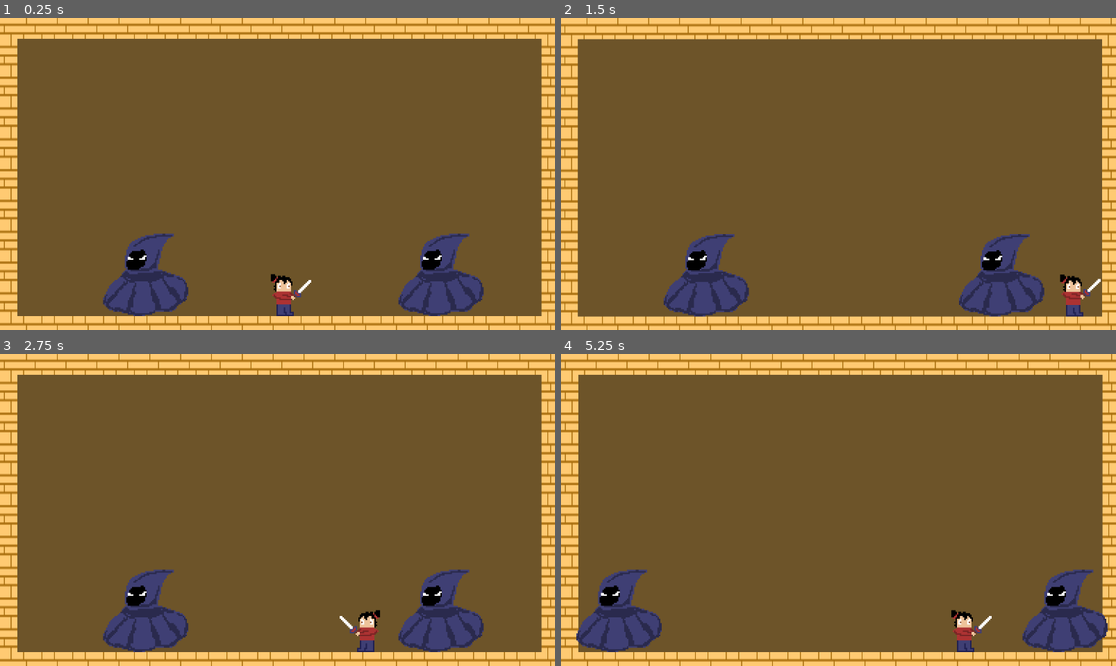
Above: before the commit, frames 1-4 (two rows, left to right).
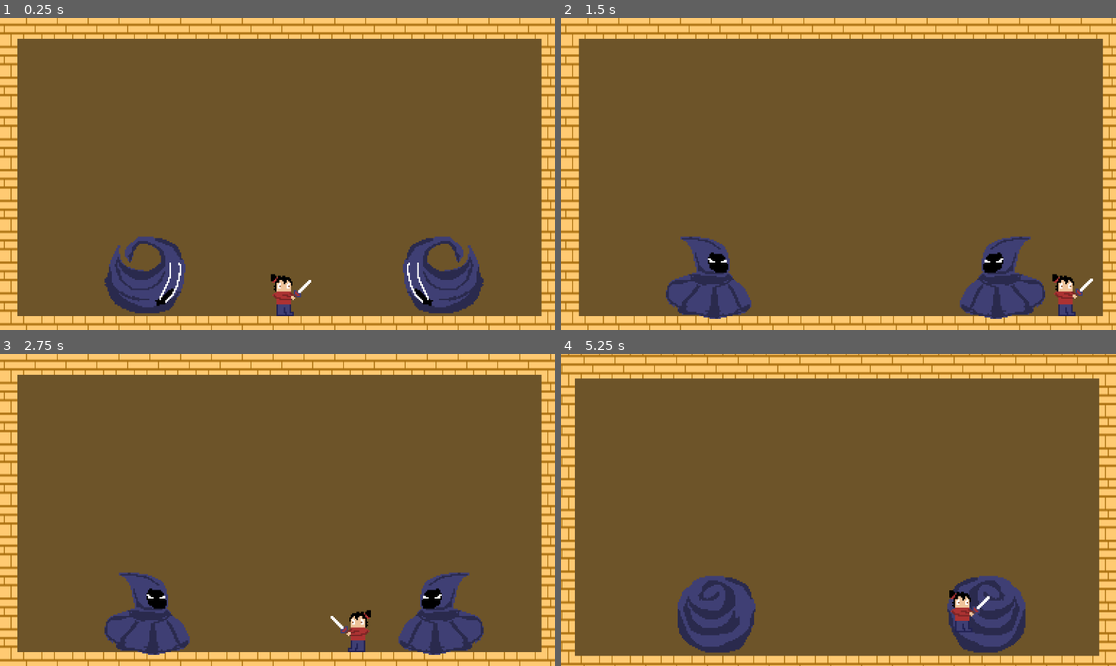
Above: after the commit, the same moments.

Repository: J-Abitria/crimson-jam-26
Game: Godot game, scene res://battleground.tscn
The game is run twice, just before and just after one commit, with the same random seed, the same clock (stepped at 60 frames per second) and the same inputs.
Inputs:
- Up to frame 1 (0.25 s): no input
- Up to frame 2 (1.5 s): hold Right (move_right) from 0.53 s (still down); tap X (attack) at 0.6 s; tap Z (jump) at 0.77 s; tap Down (aim_down) at 1.35 s
- Up to frame 3 (2.75 s): tap Z (jump) at 1.52 s; tap X (attack) at 1.55, 2.3 s; release Right (move_right) at 2.03 s; hold Left (move_left) from 2.03 s (still down); tap Up (aim_up) at 2.1 s
- Up to frame 4 (5.25 s): release Left (move_left) at 2.78 s; hold Right (move_right) 2.78-4.28 s; tap X (attack) at 2.85, 3.6, 4.55 s; tap Z (jump) at 3.02, 3.77, 4.52 s; hold Left (move_left) 4.28-5.03 s; tap Down (aim_down) at 4.35 s; hold Right (move_right) from 5.03 s (still down); tap Up (aim_up) at 5.1 s

The runs differ from the first frame. In frame 1, 4.4% of the frame differs, in the area x 18-88%, y 69-96%; in frame 2, 7.7%; in frame 3, 3.4%; in frame 4, 24%, in the area x 0-100%, y 0-100%.

Commit message:
Imported health bar sprites.

Diff:
--- a/unleash-beast/Assets/Scripts/player.gd
+++ b/unleash-beast/Assets/Scripts/player.gd
@@ -11,6 +11,9 @@
 @export var speed = 500
 @export var jump_speed = -800
 @export var health = 10
+@export var self_knockback_strength = 200
+@export var self_pogo_strength = 600
+@export var knockback_decay = 1000
 
 @onready var animation_player = $AnimationPlayer
 @onready var animation_sprite = $AnimatedSprite2D
@@ -23,6 +26,7 @@
 @onready var previous_direction = attack_direction
 
 var gravity = ProjectSettings.get_setting("physics/2d/default_gravity")
+var knockback_velocity = Vector2.ZERO
 
 func _ready():
 	animation_player.play("idle")
@@ -54,6 +58,8 @@
 	if Input.is_action_just_pressed("jump") and is_on_floor():
 		velocity.y = jump_speed
 
+	knockback_velocity = knockback_velocity.move_toward(Vector2.ZERO, knockback_decay * delta)
+	velocity += knockback_velocity
 	move_and_slide()
 
 func _on_animation_finished(anim_name: String):
@@ -64,6 +70,13 @@
 
 func _on_enemy_collision(body):
 	body.enemy_take_damage(5)
+	var distance = global_position - body.global_position
+
+	if distance.y < -16.0:
+		velocity.y = -self_pogo_strength
+		knockback_velocity.x = sign(distance.x) * (self_knockback_strength * 0.5)
+	else:
+		knockback_velocity = Vector2(sign(distance.x) * self_knockback_strength, 0)
 
 func _on_invincibility_timeout():
 	collision_shape.disabled = false
--- a/unleash-beast/Assets/Scripts/twin.gd
+++ b/unleash-beast/Assets/Scripts/twin.gd
@@ -29,11 +29,14 @@
 func _ready() -> void:
 	animation_player.play("idle")
 	hurtbox.area_entered.connect(_on_player_collision)
-	timer.wait_time = 3.5
+	timer.wait_time = 4
 	timer.one_shot = false
 	timer.timeout.connect(_on_timer_timeout)
 	attack_timer.timeout.connect(_on_attack_timer_timeout)
 	timer.start()
+
+func _process(_delta: float) -> void:
+	animated_sprite.scale.x = -1 if global_position.x <= 600 else 1
 
 func _physics_process(delta: float) -> void:
 	if not is_on_floor():
@@ -41,18 +44,21 @@
 		velocity.y += gravityMultiplier * gravity * delta
 	elif not was_on_floor:
 		velocity.x = 0
+		reset_animation()
 
 	was_on_floor = is_on_floor()
 
-	check_cancel_attack()
 	move_and_slide()
 
 func _on_timer_timeout():
 	if num_attacks < 3:
 		attack_state = base_order[num_attacks]
 	else:
-		timer.wait_time = randf_range(2, 3.5)
+		timer.wait_time = randf_range(2.5, 4)
 		attack_state = base_order[randi() % 3]
+
+	animation_player.play("bundle-up")
+	await animation_player.animation_finished
 
 	num_attacks += 1
 	process_attack()
@@ -60,21 +66,12 @@
 func _on_attack_timer_timeout():
 	if attack_state == AttackState.ROLL:
 		attack_state = AttackState.IDLE
+		reset_animation()
 	else:
 		velocity = Vector2(attack_direction * roll_speed, dash_speed)
 
 func _on_player_collision(area_entered):
 	area_entered.get_parent().take_damage.call_deferred()
-
-func check_cancel_attack():
-	if attack_state == AttackState.IDLE:
-		return
-
-	if attack_state == AttackState.ROLL and is_on_wall():
-		attack_timer.stop()
-		velocity.x = 0
-		attack_state = AttackState.IDLE
-
 
 func process_attack():
 	match(attack_state):
@@ -87,11 +84,13 @@
 		_:
 			print("Not implemented")
 
+	animation_player.play("rolling")
+
 func trigger_rolling():
 	attack_direction = 1 if global_position.x < 600 else -1
 	velocity.x = attack_direction * roll_speed
 
-	setup_attack_timer(0.75)
+	setup_attack_timer(0.6)
 
 func trigger_jumping():
 	attack_direction = 1 if global_position.x < 600 else -1
@@ -115,6 +114,11 @@
 	await get_tree().create_timer(0.1).timeout
 	animated_sprite.modulate = Color(1, 1, 1, 1)
 
+func reset_animation():
+	animation_player.play("bundle-down")
+	await animation_player.animation_finished
+	animation_player.play("idle")
+
 func enemy_take_damage(amount):
 	flash_white()
 	health -= amount
--- a/unleash-beast/twin.tscn
+++ b/unleash-beast/twin.tscn
@@ -1,11 +1,32 @@
 [gd_scene format=3 uid="uid://bw38dqreyqam3"]
 
+[ext_resource type="Texture2D" uid="uid://cl5unkmwx8ics" path="res://Assets/Animations/Twin-Bundle/Twin-Bundle1.png" id="1_218tw"]
 [ext_resource type="Texture2D" uid="uid://o0k2hh2y0rbm" path="res://Assets/Animations/Twin-Idle/Twin-Idle1.png" id="1_qc846"]
+[ext_resource type="Texture2D" uid="uid://divxpr2qbq6pu" path="res://Assets/Animations/Twin-Bundle/Twin-Bundle2.png" id="2_mv07x"]
 [ext_resource type="Texture2D" uid="uid://2sns2ph06xu2" path="res://Assets/Animations/Twin-Idle/Twin-Idle2.png" id="2_ragtu"]
+[ext_resource type="Texture2D" uid="uid://dxaehwo4ihk7h" path="res://Assets/Animations/Twin-Bundle/Twin-Bundle3.png" id="3_867os"]
 [ext_resource type="Texture2D" uid="uid://cr5pf5nahpt1y" path="res://Assets/Animations/Twin-Idle/Twin-Idle3.png" id="3_s1jrl"]
+[ext_resource type="Texture2D" uid="uid://ba88wl0t7ols" path="res://Assets/Animations/Twin-Rolling/Twin-Rolling1.png" id="7_w230r"]
+[ext_resource type="Texture2D" uid="uid://df0ebjtf5gsnq" path="res://Assets/Animations/Twin-Rolling/Twin-Rolling2.png" id="8_fi0m7"]
+[ext_resource type="Texture2D" uid="uid://dq01rtn5mnrym" path="res://Assets/Animations/Twin-Rolling/Twin-Rolling3.png" id="9_treeg"]
+[ext_resource type="Texture2D" uid="uid://b23tuadw470ru" path="res://Assets/Animations/Twin-Rolling/Twin-Rolling4.png" id="10_stots"]
 
 [sub_resource type="SpriteFrames" id="SpriteFrames_g4v7s"]
 animations = [{
+"frames": [{
+"duration": 1.0,
+"texture": ExtResource("1_218tw")
+}, {
+"duration": 1.0,
+"texture": ExtResource("2_mv07x")
+}, {
+"duration": 1.0,
+"texture": ExtResource("3_867os")
+}],
+"loop": 0,
+"name": &"bundle-up",
+"speed": 6.0
+}, {
 "frames": [{
 "duration": 1.0,
 "texture": ExtResource("1_qc846")
@@ -19,6 +40,23 @@
 "loop": 1,
 "name": &"idle",
 "speed": 12.0
+}, {
+"frames": [{
+"duration": 1.0,
+"texture": ExtResource("7_w230r")
+}, {
+"duration": 1.0,
+"texture": ExtResource("8_fi0m7")
+}, {
+"duration": 1.0,
+"texture": ExtResource("9_treeg")
+}, {
+"duration": 1.0,
+"texture": ExtResource("10_stots")
+}],
+"loop": 1,
+"name": &"rolling",
+"speed": 12.0
 }]
 
 [sub_resource type="Animation" id="Animation_218tw"]
@@ -34,6 +72,74 @@
 "transitions": PackedFloat32Array(1),
 "update": 1,
 "values": [0]
+}
+tracks/1/type = "value"
+tracks/1/imported = false
+tracks/1/enabled = true
+tracks/1/path = NodePath("AnimatedSprite2D:animation")
+tracks/1/interp = 1
+tracks/1/loop_wrap = true
+tracks/1/keys = {
+"times": PackedFloat32Array(0),
+"transitions": PackedFloat32Array(1),
+"update": 1,
+"values": [&"idle"]
+}
+
+[sub_resource type="Animation" id="Animation_w230r"]
+resource_name = "bundle-down"
+length = 0.5
+tracks/0/type = "value"
+tracks/0/imported = false
+tracks/0/enabled = true
+tracks/0/path = NodePath("AnimatedSprite2D:animation")
+tracks/0/interp = 1
+tracks/0/loop_wrap = true
+tracks/0/keys = {
+"times": PackedFloat32Array(0),
+"transitions": PackedFloat32Array(1),
+"update": 1,
+"values": [&"bundle-up"]
+}
+tracks/1/type = "value"
+tracks/1/imported = false
+tracks/1/enabled = true
+tracks/1/path = NodePath("AnimatedSprite2D:frame")
+tracks/1/interp = 1
+tracks/1/loop_wrap = true
+tracks/1/keys = {
+"times": PackedFloat32Array(0, 0.166, 0.332),
+"transitions": PackedFloat32Array(1, 1, 1),
+"update": 1,
+"values": [2, 1, 0]
+}
+
+[sub_resource type="Animation" id="Animation_idp53"]
+resource_name = "bundle-up"
+length = 0.5
+tracks/0/type = "value"
+tracks/0/imported = false
+tracks/0/enabled = true
+tracks/0/path = NodePath("AnimatedSprite2D:frame")
+tracks/0/interp = 1
+tracks/0/loop_wrap = true
+tracks/0/keys = {
+"times": PackedFloat32Array(0, 0.166, 0.332),
+"transitions": PackedFloat32Array(1, 1, 1),
+"update": 1,
+"values": [0, 1, 2]
+}
+tracks/1/type = "value"
+tracks/1/imported = false
+tracks/1/enabled = true
+tracks/1/path = NodePath("AnimatedSprite2D:animation")
+tracks/1/interp = 1
+tracks/1/loop_wrap = true
+tracks/1/keys = {
+"times": PackedFloat32Array(0),
+"transitions": PackedFloat32Array(1),
+"update": 1,
+"values": [&"bundle-up"]
 }
 
 [sub_resource type="Animation" id="Animation_mv07x"]
@@ -52,11 +158,55 @@
 "update": 1,
 "values": [0, 1, 2]
 }
+tracks/1/type = "value"
+tracks/1/imported = false
+tracks/1/enabled = true
+tracks/1/path = NodePath("AnimatedSprite2D:animation")
+tracks/1/interp = 1
+tracks/1/loop_wrap = true
+tracks/1/keys = {
+"times": PackedFloat32Array(0),
+"transitions": PackedFloat32Array(1),
+"update": 1,
+"values": [&"idle"]
+}
+
+[sub_resource type="Animation" id="Animation_pkidh"]
+resource_name = "rolling"
+length = 0.33
+loop_mode = 1
+tracks/0/type = "value"
+tracks/0/imported = false
+tracks/0/enabled = true
+tracks/0/path = NodePath("AnimatedSprite2D:animation")
+tracks/0/interp = 1
+tracks/0/loop_wrap = true
+tracks/0/keys = {
+"times": PackedFloat32Array(0),
+"transitions": PackedFloat32Array(1),
+"update": 1,
+"values": [&"rolling"]
+}
+tracks/1/type = "value"
+tracks/1/imported = false
+tracks/1/enabled = true
+tracks/1/path = NodePath("AnimatedSprite2D:frame")
+tracks/1/interp = 1
+tracks/1/loop_wrap = true
+tracks/1/keys = {
+"times": PackedFloat32Array(0, 0.0825, 0.165, 0.24749999),
+"transitions": PackedFloat32Array(1, 1, 1, 1),
+"update": 1,
+"values": [0, 1, 2, 3]
+}
 
 [sub_resource type="AnimationLibrary" id="AnimationLibrary_867os"]
 _data = {
 &"RESET": SubResource("Animation_218tw"),
-&"idle": SubResource("Animation_mv07x")
+&"bundle-down": SubResource("Animation_w230r"),
+&"bundle-up": SubResource("Animation_idp53"),
+&"idle": SubResource("Animation_mv07x"),
+&"rolling": SubResource("Animation_pkidh")
 }
 
 [sub_resource type="CircleShape2D" id="CircleShape2D_g4v7s"]
@@ -80,7 +230,7 @@
 libraries/ = SubResource("AnimationLibrary_867os")
 
 [node name="CollisionShape2D" type="CollisionShape2D" parent="." unique_id=1337536199]
-position = Vector2(-1.66, 4)
+position = Vector2(0.5, 2)
 scale = Vector2(2.7, 2.7)
 shape = SubResource("CircleShape2D_g4v7s")
 
@@ -89,6 +239,6 @@
 collision_mask = 32
 
 [node name="CollisionShape2D" type="CollisionShape2D" parent="Hurtbox" unique_id=2130497132]
-position = Vector2(-1.66, 4)
+position = Vector2(0.5, 2)
 scale = Vector2(2.7, 2.7)
 shape = SubResource("CircleShape2D_yf5fn")
Not shown, added: unleash-beast/Assets/Animations/Twin-Bundle/Twin-Bundle1.png.import
Not shown, added: unleash-beast/Assets/Animations/Twin-Bundle/Twin-Bundle2.png.import
Not shown, added: unleash-beast/Assets/Animations/Twin-Bundle/Twin-Bundle3.png.import
Not shown, added: unleash-beast/Assets/Animations/Twin-Rolling/Twin-Rolling1.png.import
Not shown, added: unleash-beast/Assets/Animations/Twin-Rolling/Twin-Rolling2.png.import
Not shown, added: unleash-beast/Assets/Animations/Twin-Rolling/Twin-Rolling3.png.import
Not shown, added: unleash-beast/Assets/Animations/Twin-Rolling/Twin-Rolling4.png.import
Binary file added: unleash-beast/Assets/Sprites/Health-Over.png
Not shown, added: unleash-beast/Assets/Sprites/Health-Over.png.import
Binary file added: unleash-beast/Assets/Sprites/Health-Progress.png
Not shown, added: unleash-beast/Assets/Sprites/Health-Progress.png.import
Binary file added: unleash-beast/Assets/Sprites/Health-Under.png
(and 1 more such lines)
